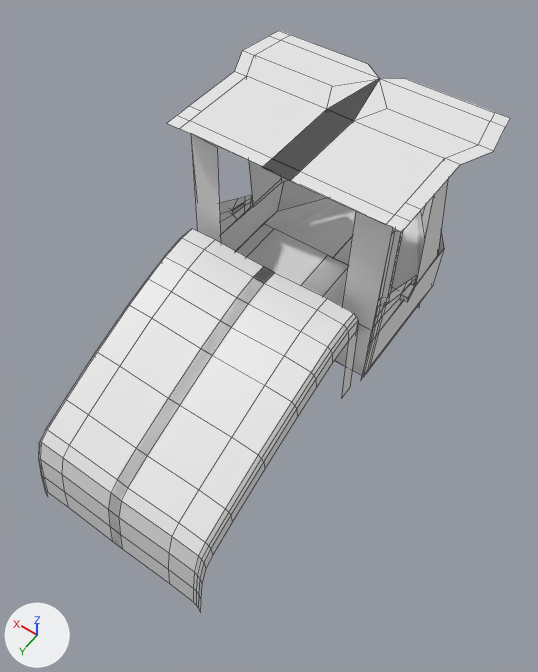
Before and after pictures for a commit that changed the Blender file Models/Vehicles/Land/LIEBHERRL538/LIEBHERRL538.blend.
Camera for both pictures: a 50 mm camera at (-5.37, 12.83, 11.64) aimed at (-0.15, 5.53, 0.16). Lighting does not change. The marker at lower left points along +X, +Y and +Z. Mesh edges are drawn as thin lines.

The first picture shows 'Cab', 'Plane'.
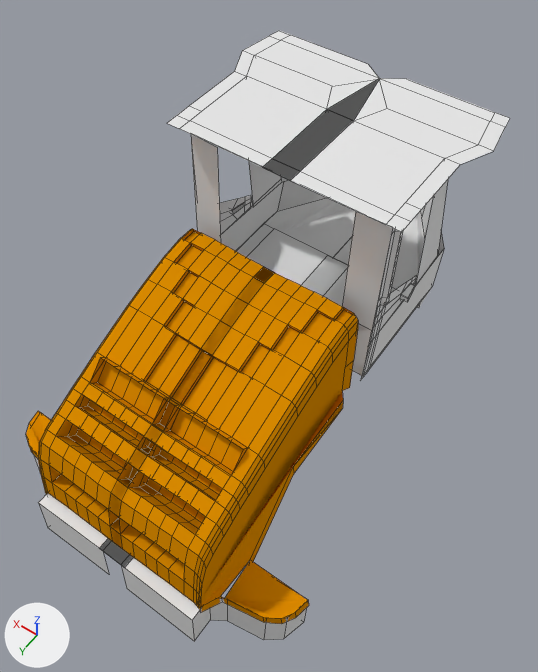
What differs and where, as boxes [x1, y1, x2, y2] in the pictures (538 x 672 px):
'BackHood', added (orange): after [26, 229, 358, 624]
'Plane', deleted: before [38, 229, 358, 611]
'Chassis', added: after [33, 454, 307, 641]

Diff of the bpy script that builds the scene:
```diff
--- a/Models/Vehicles/Land/LIEBHERRL538/LIEBHERRL538.blend.py
+++ b/Models/Vehicles/Land/LIEBHERRL538/LIEBHERRL538.blend.py
@@ mat_liebherrorange @@
+mat_liebherrorange = diffuse_material('liebherrOrange')
+mat_liebherrorange.base_color = (0.723, 0.266, 0.000304)  # orange #dd8d01
@@ me_plane_001_1 @@
+me_plane_001_1.from_pydata(...)  # 612 vertices, 552 faces, 2 loose edges; spans x -27.5..27.5, y -1.2..29.0, z -3.5..0.0
+me_plane_001_1.materials.append(mat_liebherrorange)  # orange #dd8d01
@@ me_plane_003 @@
+me_plane_003.from_pydata([(-1.16, -1.0, 0.0), (0.84, -1.0, 0.0), (-1.16, 1.0, 0.0), (0.84, 1.0, 0.0), (7.01, -0.95, 0.0), (7.01, 1.05, 0.0), (0.84, 1.32, -1.03), (7.01, -0.64, -1.03), (7.01, 1.36, -1.03), (8.02, -1.67, 0.0), (8.02, -1.35, -1.03), (10.8, -2.17, 0.0), (10.8, -1.85, -1.03), (11.89, -3.11, 0.0), (11.89, -2.79, -1.03), (12.36, -5.06, 0.0), (12.36, -4.74, -1.03), (7.72, -4.81, -0.01), (7.72, -4.49, -1.04)], [], [(0, 1, 3, 2), (3, 1, 4, 5), (3, 5, 8, 6), (5, 4, 7, 8), (7, 4, 9, 10), (10, 9, 11, 12), (12, 11, 13, 14), (14, 13, 15, 16), (16, 15, 17, 18)])
@@ ob_plane @@
-ob_plane = bpy.data.objects.new('Plane', me_plane_001)
-ob_plane.location = (-0.03, 5.51, 1.83)
-ob_plane.scale = (0.122, 0.157, 1.0)
-_m = ob_plane.modifiers.new('Mirror', 'MIRROR')
@@ ob_backhood @@
+ob_backhood = bpy.data.objects.new('BackHood', me_plane_001_1)
+ob_backhood.parent = ob_liebherr538
+ob_backhood.matrix_parent_inverse = Matrix(((1.0, 0.0, 0.0, 0.0), (0.0, 1.0, 0.0, -2.123), (0.0, 0.0, 1.0, 0.708), (0.0, 0.0, 0.0, 1.0)))
+ob_backhood.location = (-0.03, 5.514, 1.827)
+ob_backhood.scale = (0.122, 0.157, 1.0)
@@ ob_chassis @@
+ob_chassis = bpy.data.objects.new('Chassis', me_plane_003)
+ob_chassis.parent = ob_liebherr538
+ob_chassis.location = (-0.0489, 7.926, -0.776)
+ob_chassis.scale = (0.268, 0.237, 1.0)
+_m = ob_chassis.modifiers.new('Mirror', 'MIRROR')
```
